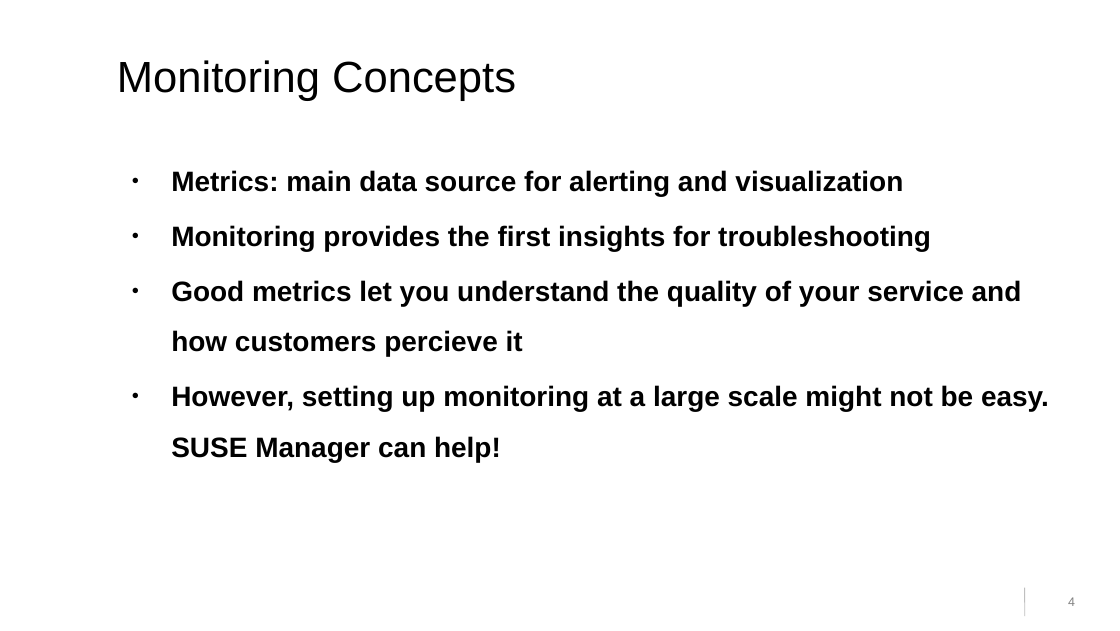
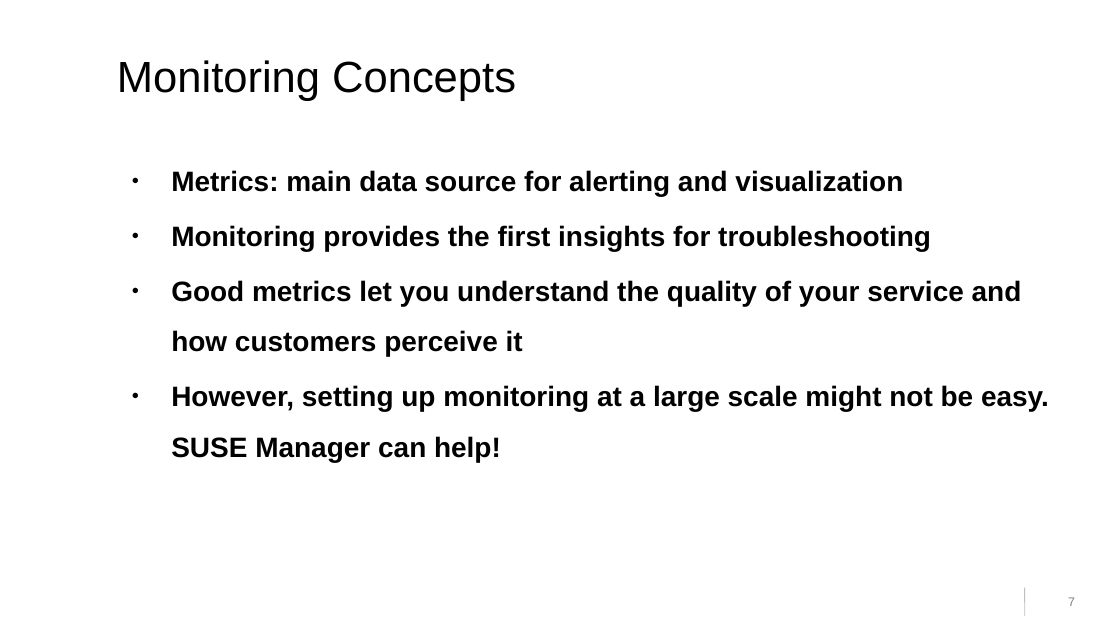
Before and after one commit to cbosdo/sumaform, a slide deck: slide 7 of lab/pdf/slides.odp (slide 4 before the commit). Drawn at 1120x631 pixels with LibreOffice and Linux fonts; fonts in the diff are those of the drawing; background and template pictures are left out. Boxes give left, top, right and bottom in pixels: in the first picture for what was removed or moved away, otherwise in the second. Text is boxed around its words. In the diff, an @@ line names an element or a change of style, - is before the commit and + after.

```diff
--- a/lab/pdf/slides.odp
+++ b/lab/pdf/slides.odp
@@ text at [171,280,1022,356]: text changed @@
-● Good metrics let you understand the quality of your service and how customers percieve it
+● Good metrics let you understand the quality of your service and how customers perceive it
@@ page number at [1068,597,1075,606]: text changed @@
-4
+7
```
Also in this commit, not shown: 2 other slides changed, 1 slide added, 1 slide removed.
